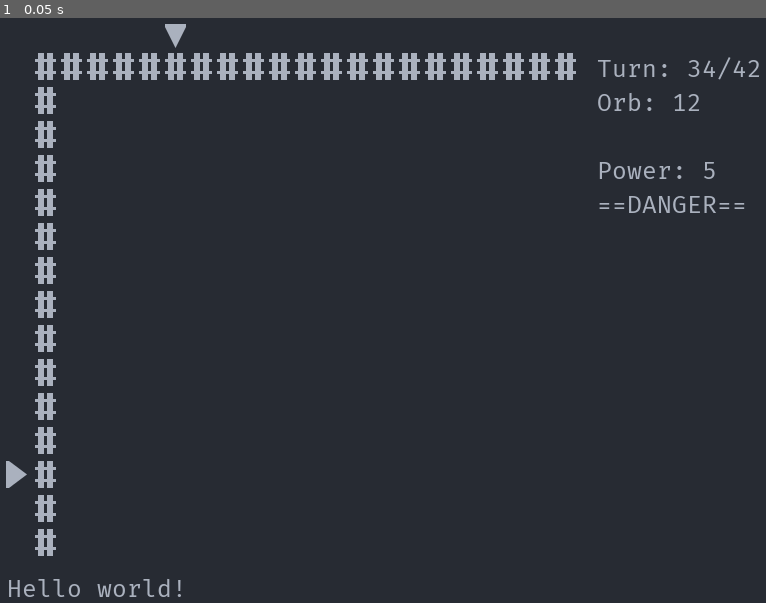
Above: before the commit, frame 1.
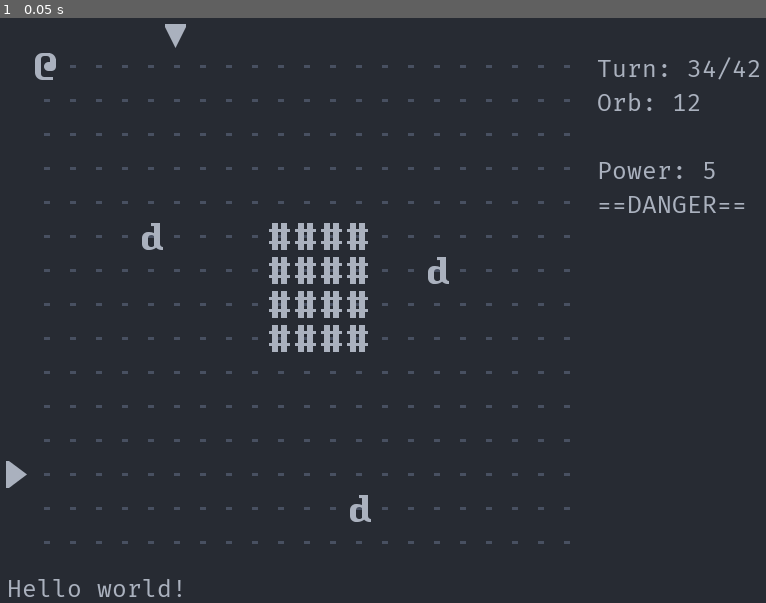
Above: after the commit, the same moment.

Repository: Bozar/GodotRoguelikeDemo
Game: Godot game, scene res://scene/main/Main.tscn
The game is run twice, just before and just after one commit, with the same random seed, the same clock (stepped at 60 frames per second) and the same inputs.
Inputs:
- Up to frame 1 (0.05 s): no input

The runs differ from the first frame. In frame 1, 5.6% of the frame differs, in the area x 4-76%, y 5-92%.

Commit message:
Initialize all sprites in the demo.

Diff:
--- a/scene/main/InitWorld.gd
+++ b/scene/main/InitWorld.gd
@@ -1,9 +1,13 @@
 extends Node2D
 
 
+const Player := preload("res://sprite/PC.tscn")
+const Dwarf := preload("res://sprite/Dwarf.tscn")
+const Floor := preload("res://sprite/Floor.tscn")
 const Wall := preload("res://sprite/Wall.tscn")
 const ArrowX := preload("res://sprite/ArrowX.tscn")
 const ArrowY := preload("res://sprite/ArrowY.tscn")
+
 const ConvertCoord := preload("res://library/ConvertCoord.gd")
 
 const MAX_X: int = 21
@@ -14,30 +18,43 @@
 
 
 func _ready() -> void:
-	_init_wall_block()
+	_init_floor()
+	_init_wall()
+	_init_PC()
+	_init_dwarf()
 	_init_indicator()
 
 
-func _init_wall_block() -> void:
-	var wall: Sprite
+func _init_dwarf() -> void:
+	for i in [[4, 5], [15, 6], [12, 13]]:
+		_create_sprite(Dwarf, i[0], i[1])
 
+
+func _init_PC() -> void:
+	_create_sprite(Player, 0, 0)
+
+
+func _init_floor() -> void:
 	for i in range(MAX_X):
 		for j in range(MAX_Y):
-			if (i != 0) and (j != 0):
-				continue
+			_create_sprite(Floor, i, j)
 
-			wall = Wall.instance() as Sprite
-			wall.position = _get_coord.index_to_vector(i, j)
-			add_child(wall)
+
+func _init_wall() -> void:
+	for i in range(9, 13):
+		for j in range(5, 9):
+			_create_sprite(Wall, i, j)
 
 
 func _init_indicator() -> void:
-	var indicator: Sprite
+	_create_sprite(ArrowX, 0, 12, -ARROW_MARGIN)
+	_create_sprite(ArrowY, 5, 0, 0, -ARROW_MARGIN)
 
-	indicator = ArrowX.instance() as Sprite
-	indicator.position = _get_coord.index_to_vector(0, 12, -ARROW_MARGIN)
-	add_child(indicator)
 
-	indicator = ArrowY.instance() as Sprite
-	indicator.position = _get_coord.index_to_vector(5, 0, 0, -ARROW_MARGIN)
-	add_child(indicator)
+func _create_sprite(prefab: PackedScene, x: int, y: int,
+		x_offset: int = 0, y_offset: int = 0) -> void:
+	var new_sprite: Sprite
+
+	new_sprite = prefab.instance() as Sprite
+	new_sprite.position = _get_coord.index_to_vector(x, y, x_offset, y_offset)
+	add_child(new_sprite)
